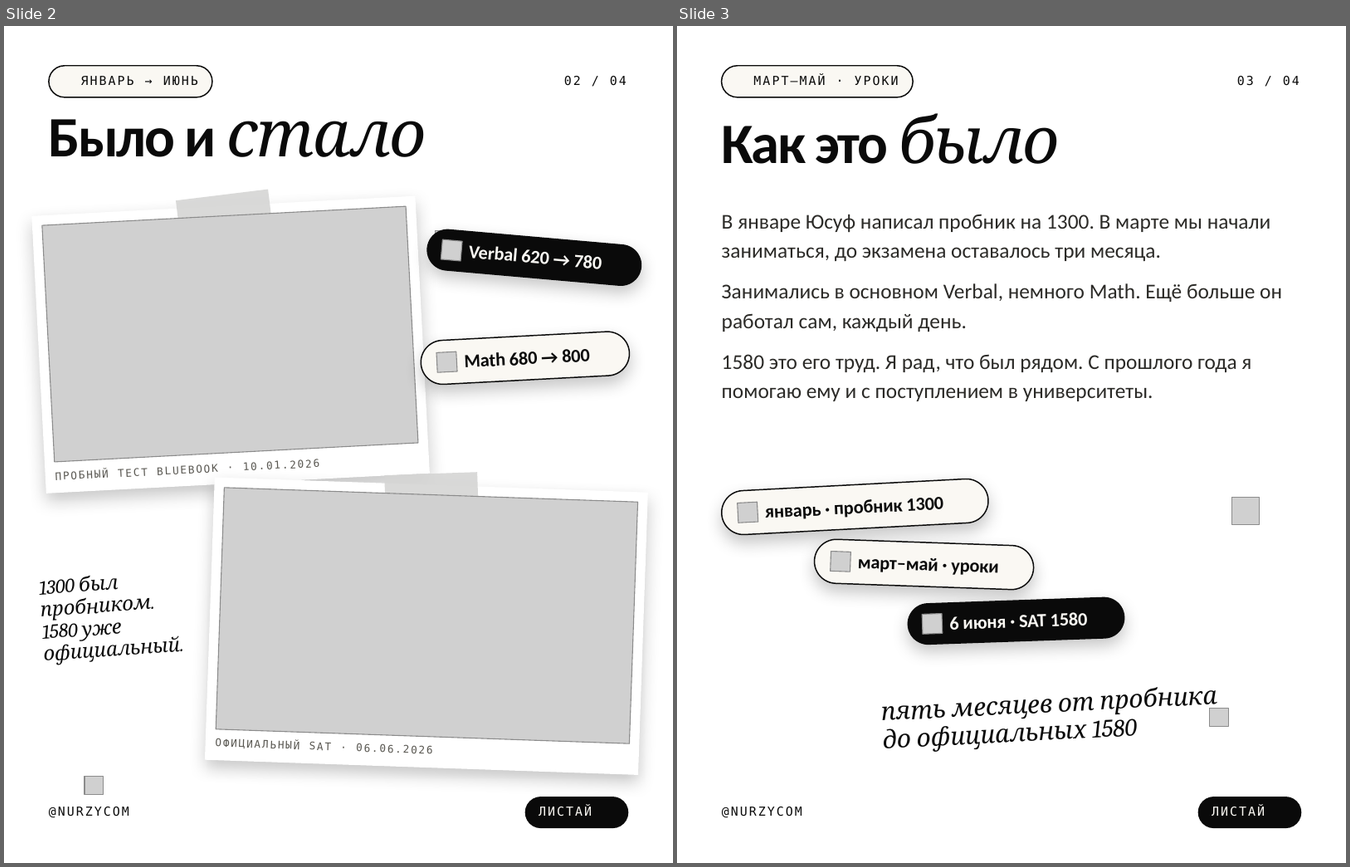
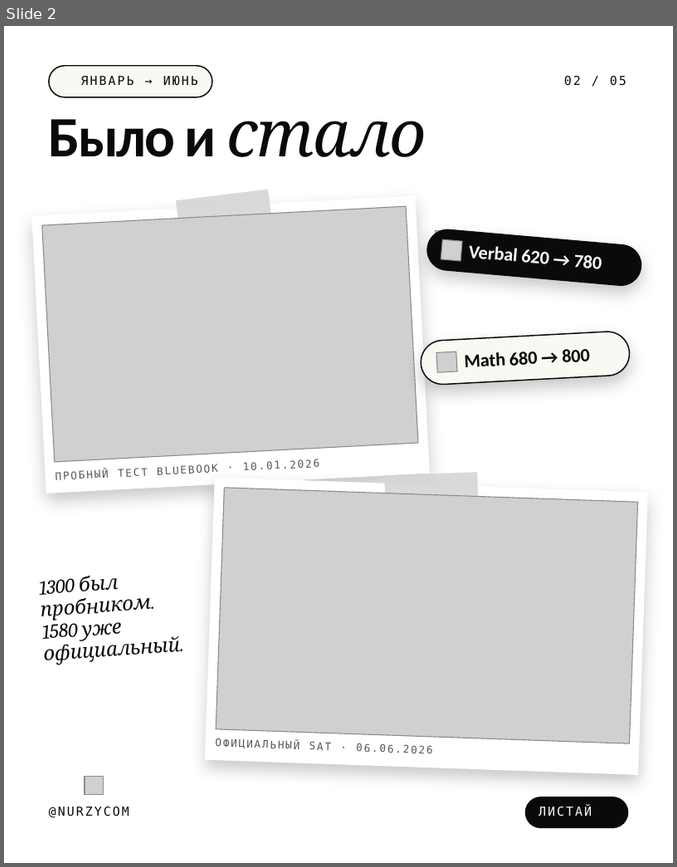
Before and after one commit to galiandojonathan-ship-it1/nurzycom_brand, a slide deck: social/pptx/yussuf-1580.pptx. Shown side by side, each under a label of ours: slides 2 and 3 before the commit, slide 2 after it. The pictures are 1350x867 and 677x867 pixels, drawn with LibreOffice and Linux fonts; fonts in the diff are those of the drawing; grey boxes stand for pictures; background and template pictures are left out. Boxes give left, top, right and bottom in pixels: in the first picture for what was removed or moved away, otherwise in the second. Text is boxed around its words. In the diff, an @@ line names an element or a change of style, - is before the commit and + after.

```diff
--- a/social/pptx/yussuf-1580.pptx
+++ b/social/pptx/yussuf-1580.pptx
@@ slide 3 removed at [677,26,1346,863], background picture (left out) @@
@@ rounded rectangle removed at [722,65,914,97] @@
@@ text removed at [753,76,899,86] @@
-МАРТ–МАЙ · УРОКИ
@@ text removed at [1237,76,1299,86] @@
-03 / 04
@@ text removed at [722,113,1060,164] @@
-Как это было
@@ text removed at [722,214,1271,261] @@
-В январе Юсуф написал пробник на 1300. В марте мы начали заниматься, до экзамена оставалось три месяца.
@@ text removed at [722,283,1282,331] @@
-Занимались в основном Verbal, немного Math. Ещё больше он работал сам, каждый день.
@@ text removed at [722,354,1251,401] @@
-1580 это его труд. Я рад, что был рядом. С прошлого года я помогаю ему и с поступлением в университеты.
@@ rounded rectangle removed at [721,478,989,535] @@
@@ text removed at [765,497,944,519] @@
-январь · пробник 1300
@@ picture removed at [1231,497,1260,525] @@
@@ picture removed at [737,502,758,522] @@
@@ rounded rectangle removed at [814,538,1035,589] @@
@@ picture removed at [830,551,850,571] @@
@@ text removed at [858,558,998,575] @@
-март–май · уроки
@@ rounded rectangle removed at [906,595,1125,645] @@
@@ picture removed at [922,613,943,633] @@
@@ text removed at [950,612,1088,629] @@
-6 июня · SAT 1580
@@ text removed at [883,713,1137,751] @@
-пять месяцев от пробника
-до официальных 1580
@@ picture removed at [1210,707,1228,727] @@
@@ rounded rectangle removed at [1198,795,1301,827] @@
@@ text removed at [722,806,802,818] @@
-@NURZYCOM
@@ text removed at [1212,806,1265,816] @@
-ЛИСТАЙ
@@ slide 2 changed as well @@
@@ text at [564,76,626,86]: text changed @@
-02 / 04
+02 / 05
```
Also in this commit, not shown: 2 other slides changed, 2 slides added, 13 other files.
